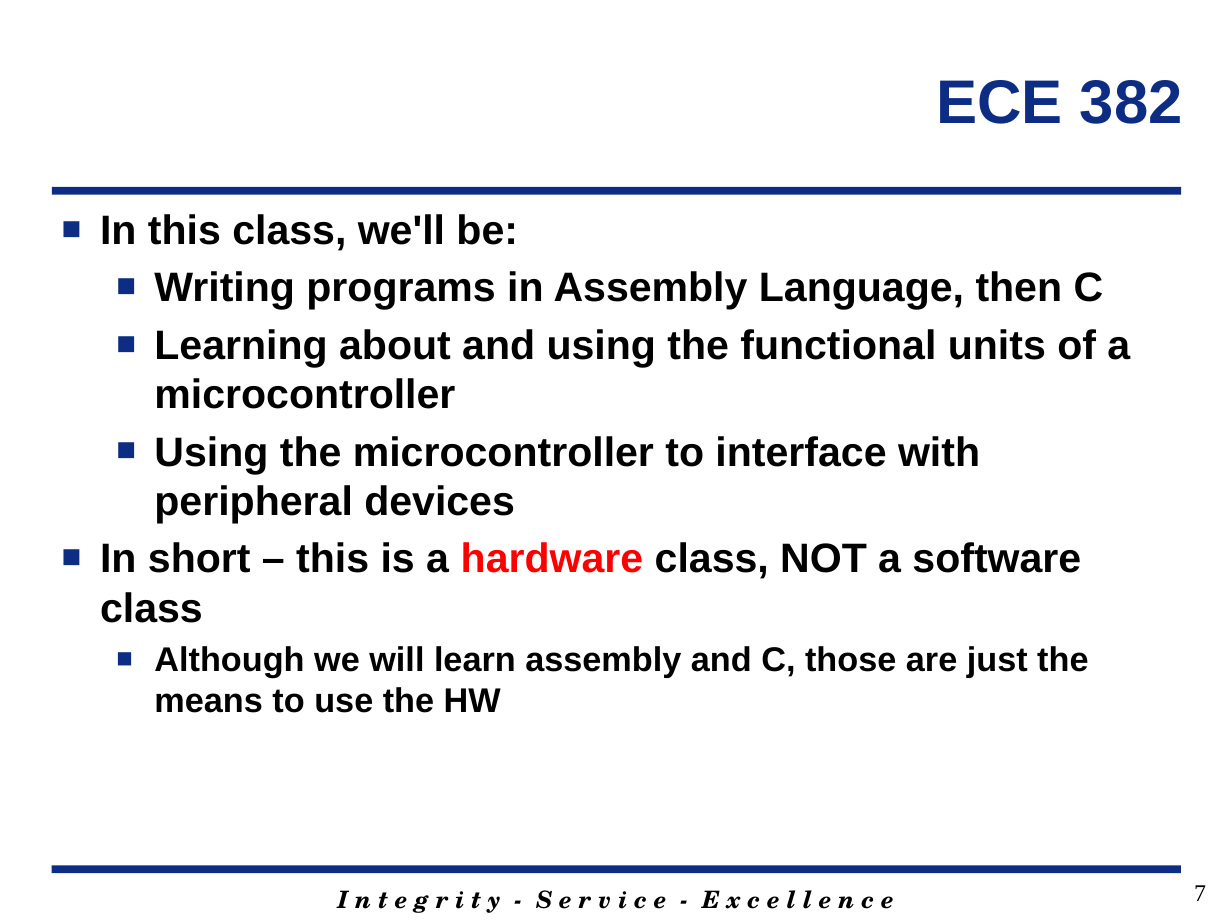
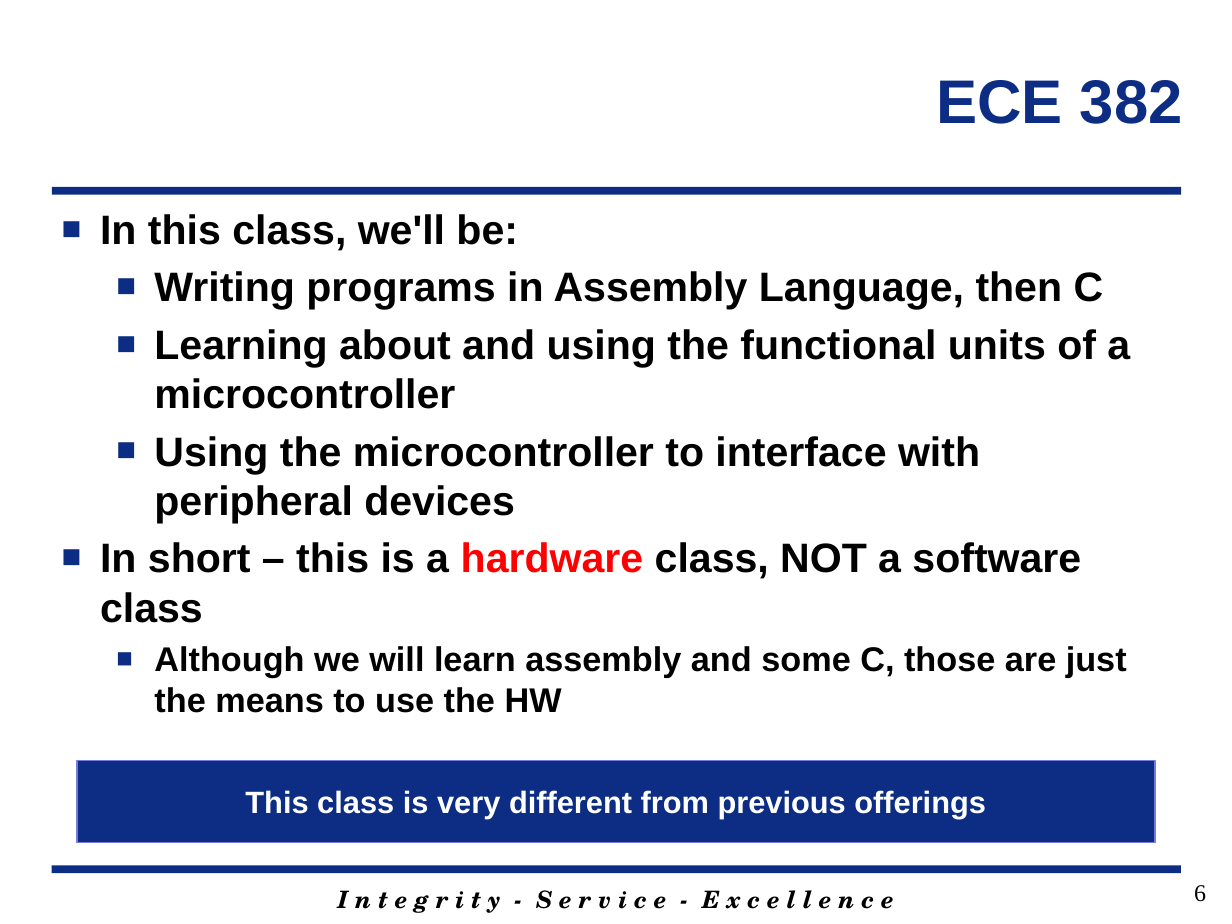
Before and after one commit to MarsUniversity/ECE382, a slide deck: slide 6 of source/lessons/lsn1/Lsn1.pptx (slide 7 before the commit). Drawn at 1232x924 pixels with LibreOffice and Linux fonts; fonts in the diff are those of the drawing; background and template pictures are left out. Boxes give left, top, right and bottom in pixels: in the first picture for what was removed or moved away, otherwise in the second. Text is boxed around its words. In the diff, an @@ line names an element or a change of style, - is before the commit and + after.

```diff
--- a/source/lessons/lsn1/Lsn1.pptx
+++ b/source/lessons/lsn1/Lsn1.pptx
@@ text at <box>154,646,1127,713</box>: text changed @@
-  ■ Although we will learn assembly and C, those are just the means to use the HW
+  ■ Although we will learn assembly and some C, those are just the means to use the HW
@@ rectangle added at <box>76,760,1154,843</box>, fill #0C2D83, outline #7878DE 1 pt, 18 pt, text #FFFFFF, bold @@
+This class is very different from previous offerings
@@ page number at <box>1194,885,1206,902</box>: text changed @@
-7
+6
```
Also in this commit, not shown: 11 other slides changed, 2 slides added.
